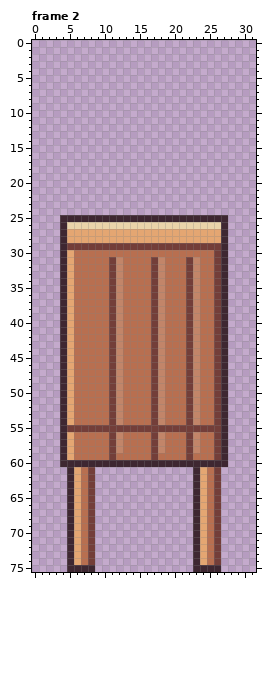
Pixel-art file, stored at art-src/aseprite/chair.aseprite. This is how it looked before the edit.
32x76 pixels, 3 frames. Shown: frame 2. The commit also changed other frames, which this record leaves out.
After the commit:
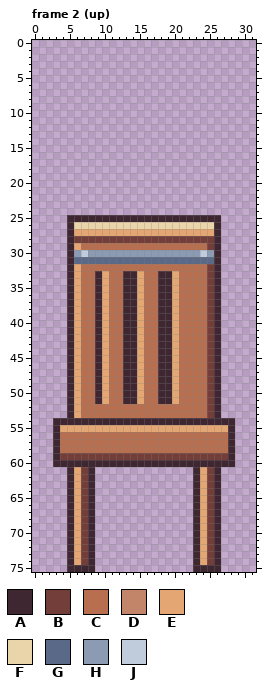
Palette (. is transparent): A #3e2731  B #733e39  C #b86f50  D #c28569  E #e4a672  F #ead4aa  G #5a6988  H #8b9bb4  J #c0cbdc
From old to new:
Changed rows in their new state; - is an unchanged pixel.
Frame 2 (up):
first column x 3:
25 -.----------------------.-
26 -.A--------------------A.-
27 -.A--------------------A.-
28 -.ABBBBBBBBBBBBBBBBBBBBA.-
29 -.AECCCCCCCCCCCCCCCCCC-A.-
30 -.AHJHHHHHHHHHHHHHHHHJHA.-
31 -.AGGGGGGGGGGGGGGGGGGGGA.-
32 -.AE----CC----CC---CC-BA.-
33 -.AE--AECCAAE-CAAE-CC-BA.-
34 -.AE--AECCAAE-CAAE-CC-BA.-
35 -.AE--AECCAAE-CAAE-CC-BA.-
36 -.AE--AECCAAE-CAAE-CC-BA.-
37 -.AE--AECCAAE-CAAE-CC-BA.-
38 -.AE--AECCAAE-CAAE-CC-BA.-
39 -.AE--AECCAAE-CAAE-CC-BA.-
40 -.AE--AECCAAE-CAAE-CC-BA.-
41 -.AE--AECCAAE-CAAE-CC-BA.-
42 -.AE--AECCAAE-CAAE-CC-BA.-
43 -.AE--AECCAAE-CAAE-CC-BA.-
44 -.AE--AECCAAE-CAAE-CC-BA.-
45 -.AE--AECCAAE-CAAE-CC-BA.-
46 -.AE--AECCAAE-CAAE-CC-BA.-
47 -.AE--AECCAAE-CAAE-CC-BA.-
48 -.AE--AECCAAE-CAAE-CC-BA.-
49 -.AE--AECCAAE-CAAE-CC-BA.-
50 -.AE--AECCAAE-CAAE-CC-BA.-
51 -.AE--AECCAAE-CAAE-CC-BA.-
52 -.AE----CC----CC---CC-BA.-
53 -.AE----CC----CC---CC-BA.-
54 A-AAAAAAAAAAAAAAAAAAAAAA-A
55 AEEEEEEEEEEEEEEEEEEEEEEEEA
56 ACC-----CC----CC---CC--CCA
57 ACC-----CC----CC---CC--CCA
58 ACC-----CC----CC---CC--CCA
59 ABBBBBBB-BBBBB-BBBB-BBB-BA
60 A------------------------A
61 ----BA----------------BA--
62 ----BA----------------BA--
63 ----BA----------------BA--
64 ----BA----------------BA--
65 ----BA----------------BA--
66 ----BA----------------BA--
67 ----BA----------------BA--
68 ----BA----------------BA--
69 ----BA----------------BA--
70 ----BA----------------BA--
71 ----BA----------------BA--
72 ----BA----------------BA--
73 ----BA----------------BA--
74 ----BA----------------BA--
Changed places in both pictures, as pixel boxes (x1, y1, x2, y2):
changed: (53, 215, 235, 565)
